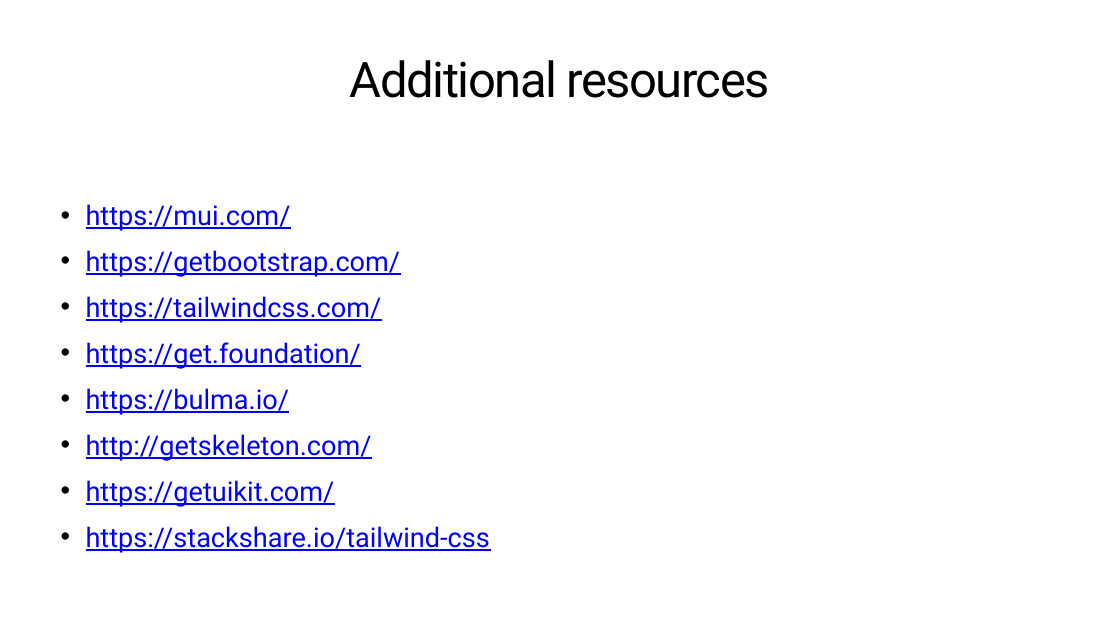
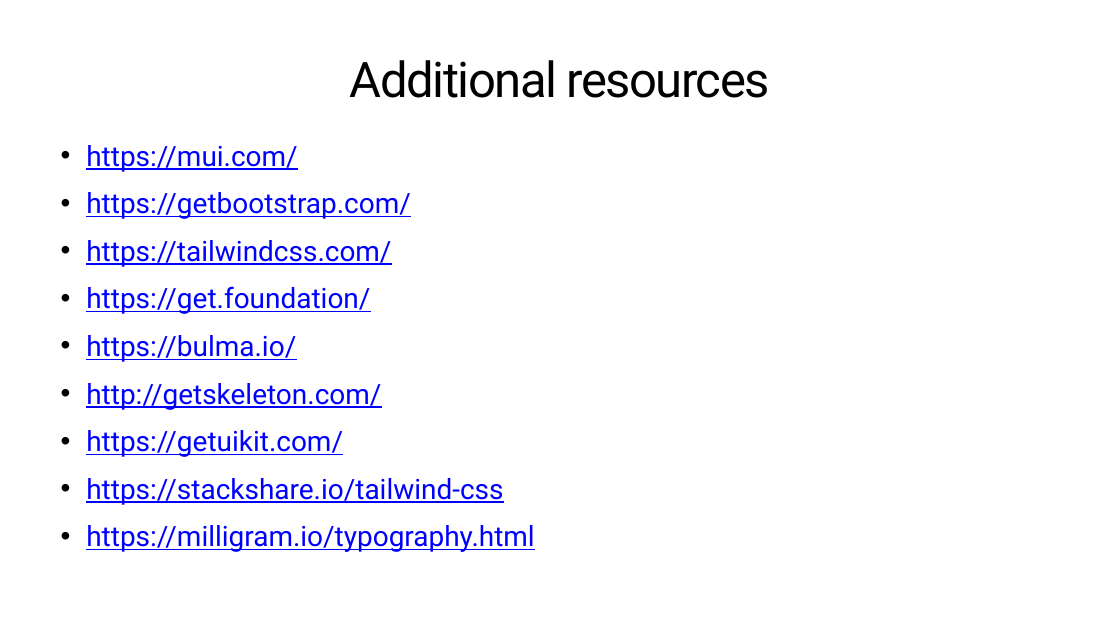
Before and after one commit to tjdev7/reactatx-css-frameworks-samples, a slide deck: slide 18 of presentationslide/CSS Frameworks - ReactATX Presentation.pptx. Drawn at 1120x630 pixels with LibreOffice and Linux fonts; fonts in the diff are those of the drawing. Boxes give left, top, right and bottom in pixels: in the first picture for what was removed or moved away, otherwise in the second. Text is boxed around its words. In the diff, an @@ line names an element or a change of style, - is before the commit and + after.

Commit message:
reactatx-css-frameworks-04
- Fixed minor typos inside the presentation

```diff
--- a/presentationslide/CSS Frameworks - ReactATX Presentation.pptx
+++ b/presentationslide/CSS Frameworks - ReactATX Presentation.pptx
@@ text "https://mui.com/": place and size @@
-text "https://mui.com/" at [86,204,490,553]
+text "https://mui.com/" at [86,145,534,552]
@@ text at [86,145,503,505]: size 46.6 to 48 pt in "https://mui.com/", "https://getbootstrap.com/", "https://tailwindcss.com/", "https://get.foundation/" and 4 more places; indent changed; more space between paragraphs @@
@@ text at [86,525,534,552]: paragraph added @@
+• https://milligram.io/typography.html
```
Also in this commit, not shown: 2 other slides changed, 2 other files.
